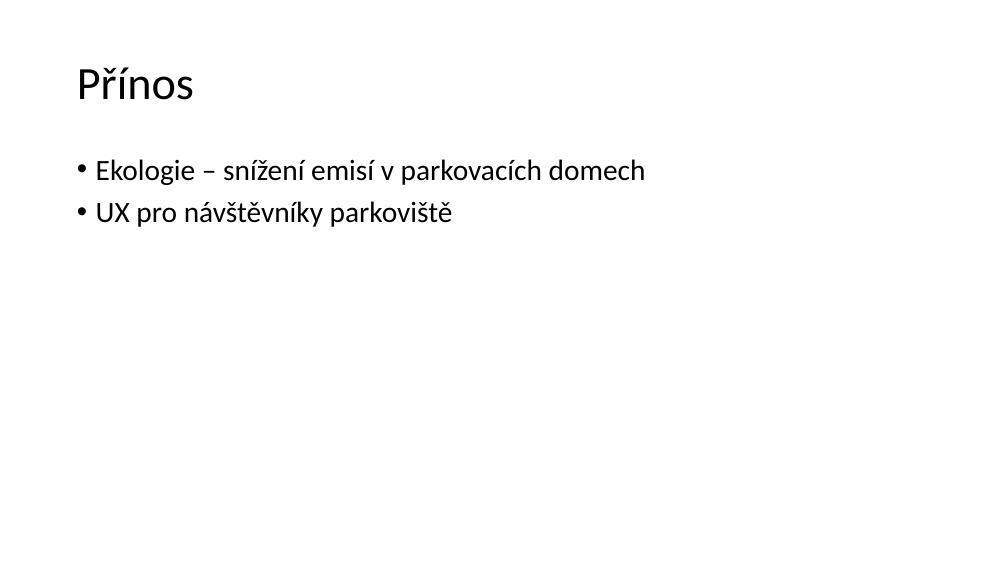
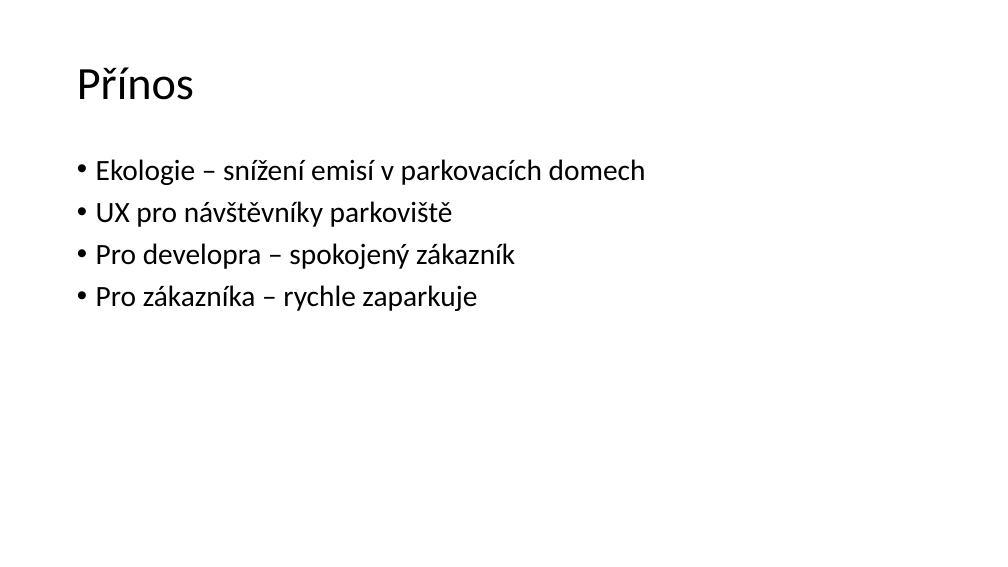
Before and after one commit to ZbynekSulc/IoTCarParking, a slide deck: slide 2 of Presentation/Car Parking Assistant.pptx. Drawn at 1008x567 pixels with LibreOffice and Linux fonts; fonts in the diff are those of the drawing. Boxes give left, top, right and bottom in pixels: in the first picture for what was removed or moved away, otherwise in the second. Text is boxed around its words. In the diff, an @@ line names an element or a change of style, - is before the commit and + after.

```diff
--- a/Presentation/Car Parking Assistant.pptx
+++ b/Presentation/Car Parking Assistant.pptx
@@ text at (96,243,515,311): paragraphs added @@
+• Pro developra – spokojený zákazník
+• Pro zákazníka – rychle zaparkuje
```
Also in this commit, not shown: 1 other slide changed, 2 slides added.
